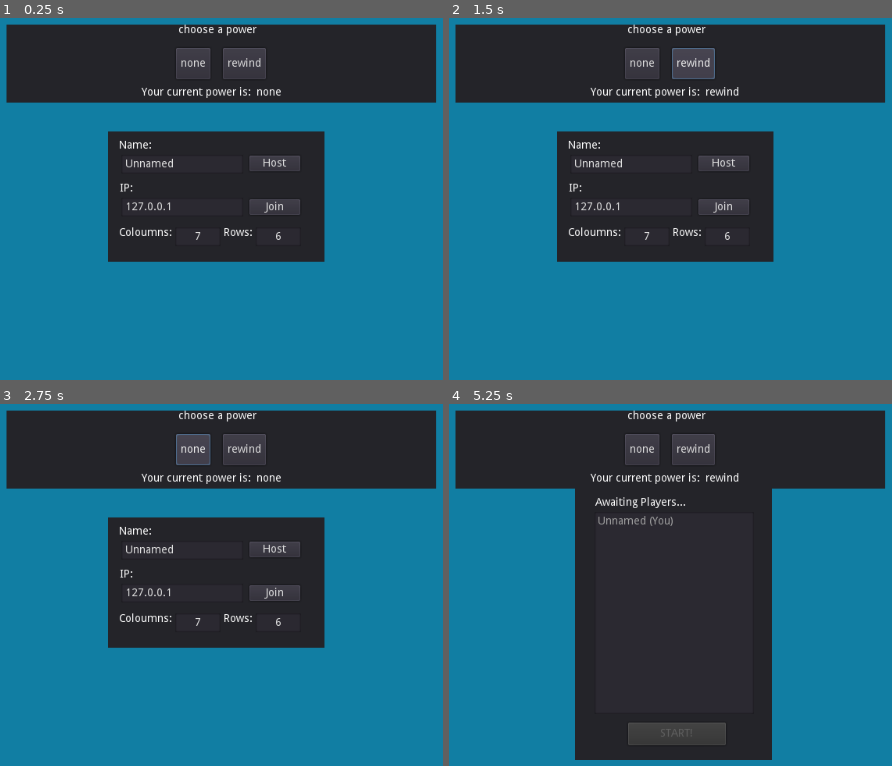
Above: before the commit, frames 1-4 (two rows, left to right).
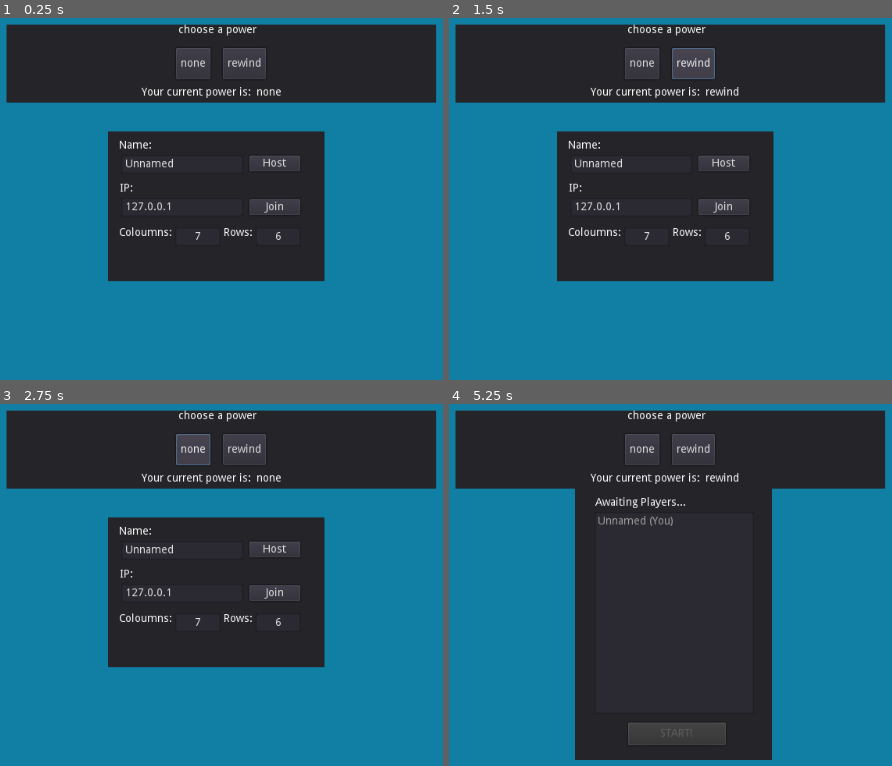
Above: after the commit, the same moments.

Repository: kybek/disconnect
Game: Godot game, scene res://src/lobby.tscn
Same seed, same stepped clock (60 frames per second), same inputs: the game is played once before the commit and once after it. The engine's default icon, where the game draws it, is replaced by a stand-in: a white triangle on a blue panel in a dark square.
Inputs:
- Up to frame 1 (0.25 s): no input
- Up to frame 2 (1.5 s): click "none" at 0.5 s; click "rewind" at 1.25 s
- Up to frame 3 (2.75 s): click "none" at 2 s
- Up to frame 4 (5.25 s): click "rewind" at 2.75 s; click "none" at 3.5 s; click "rewind" at 4.25 s; click "Host" at 5 s

The runs differ from the first frame. In frame 1, 2.7% of the frame differs, in the area x 24-74%, y 67-73%; in frame 2, 2.7%; in frame 3, 2.7%; in frame 4, nothing differs.

Commit message:
Fix #16, #17

Diff:
--- a/project.godot
+++ b/project.godot
@@ -8,9 +8,14 @@
 
 config_version=4
 
-_global_script_classes=[  ]
+_global_script_classes=[ {
+"base": "HBoxContainer",
+"class": "ScoreLabel",
+"language": "GDScript",
+"path": "res://src/score_label.gd"
+} ]
 _global_script_class_icons={
-
+"ScoreLabel": ""
 }
 
 [application]
--- a/src/gamestate.gd
+++ b/src/gamestate.gd
@@ -137,7 +137,7 @@
 
 	# Set up score
 	for player_id in players:
-		world.get_node("score").add_player(player_id, players[player_id])
+		world.get_node("score").add_player(player_id, players[player_id], player_powers[player_id])
 
 	world.get_node("score").update_current_player()
 
@@ -332,6 +332,7 @@
 
 	rpc("_decrease_power_count", player_id)
 	rpc("_rewind_move")
+	world.get_node("score").rpc("decrease_power_uses", player_id)
 	return true
 
 
--- a/src/lobby.tscn
+++ b/src/lobby.tscn
@@ -48,7 +48,7 @@
 margin_left = 370.0
 margin_top = 157.0
 margin_right = 647.0
-margin_bottom = 324.0
+margin_bottom = 349.0
 size_flags_horizontal = 2
 size_flags_vertical = 2
 
@@ -150,6 +150,14 @@
 margin_bottom = 24.0
 text = "6"
 align = 1
+
+[node name="time_limit" type="Label" parent="connect"]
+visible = false
+margin_left = 17.1
+margin_top = 161.0
+margin_right = 57.1
+margin_bottom = 170.75
+text = "Time Limit (in seconds): "
 
 [node name="error" type="AcceptDialog" parent="."]
 margin_right = 83.0
--- a/src/score.gd
+++ b/src/score.gd
@@ -1,54 +1,65 @@
-extends HBoxContainer
+extends Panel
 
 # Player label dictionary
-#   "name":		Name of the player
-#   "label":	Label assigned to the player
-#   "score":	Score of the player
+#	"name":		Name of the player
+#	"label":	Label assigned to the player
+#	"score":	Score of the player
+#	"power":	Power of player
+#	"uses":		Numer of remaining power uses
 var player_labels = {}
 
-# Increases score on all peers for specified player
-sync func increase_score(player_id: int) -> void:
+onready var score_label_scene = preload("res://src/score_label.tscn")
+
+# Increases score for specified player
+func increase_score(player_id: int) -> void:
 	assert(player_id in player_labels)
 	# Find the player_entry using player_id
 	var player_entry : Dictionary = player_labels[player_id]
 	# Increase the score of the entry
 	player_entry.score += 1
 	# Update the text on the entry's label
-	player_entry.label.set_text(player_entry.name + "\n" + str(player_entry.score))
+	player_entry.label.set_score(str(player_entry.score))
 
-# Decreases score on all peers for specified player
-sync func decrease_score(player_id: int) -> void:
+# Decreases score for specified player
+func decrease_score(player_id: int) -> void:
 	assert(player_id in player_labels)
 	# Find the player_entry using player_id
 	var player_entry : Dictionary = player_labels[player_id]
 	# Increase the score of the entry
 	player_entry.score -= 1
 	# Update the text on the entry's label
-	player_entry.label.set_text(player_entry.name + "\n" + str(player_entry.score))
+	player_entry.label.set_score(str(player_entry.score))
+
+# Decreases power uses on all peers for specified player
+sync func decrease_power_uses(player_id: int) -> void:
+	assert(player_id in player_labels)
+	# Find the player_entry using player_id
+	var player_entry : Dictionary = player_labels[player_id]
+	# Increase the score of the entry
+	player_entry.uses -= 1
+	# Update the text on the entry's label
+	player_entry.label.set_power_uses(str(player_entry.uses))
 
 # Add a new player to score table
-func add_player(player_id: int, player_name: String) -> void:
+func add_player(player_id: int, player_name: String, power_name: String) -> void:
 	assert(not player_id in player_labels)
 
 	# Create a new label to assign to the new player
-	var label: Label = Label.new()
+	var label: Label = score_label_scene.instance()
 	label.set_align(Label.ALIGN_CENTER)
-	label.set_text(player_name + "\n" + "0")
-	label.set_h_size_flags(SIZE_EXPAND_FILL)
+	label.set_player_name(player_name)
+	label.set_score("0")
+	label.set_power(power_name)
+	label.set_power_uses(str(powers.cap[power_name]))
 
-	# Create a new dynamic font and set it as the label's font
-	var font: DynamicFont = DynamicFont.new()
-	font.set_size(18)
-	font.set_font_data(preload("res://assets/fonts/octavius.ttf"))
-	label.add_font_override("font", font)
-	label.set("custom_colors/font_color", Color(1.0, 0.0, 0.0, 1.0))
-
-	add_child(label)
+	get_node("container").add_child(label)
 	# Add the player to the player label dictionary
 	player_labels[player_id] = {
 		"name": player_name,
 		"label": label,
-		"score": 0
+		"score": 0,
+		"power": power_name,
+		"uses": powers.cap[power_name]
 	}
 
 # Update current player label
@@ -56,7 +67,7 @@
 	var current_turn: int = gamestate.current_turn
 	var current_player_id: int = gamestate.player_turns[current_turn]
 	var current_player_name: String = gamestate.player_names[current_player_id]
-	get_node("current_player").set_text("Current Player\n" + current_player_name)
+	get_node("container").get_node("current_player").set_text("Current player is " + current_player_name)
 
 
 func _process(delta):
@@ -76,9 +87,19 @@
 	font.set_size(18)
 	font.set_font_data(preload("res://assets/fonts/octavius.ttf"))
 	label.add_font_override("font", font)
-	label.set("custom_colors/font_color", Color(0.0, 0.0, 0.0, 1.0))
+	label.set("custom_colors/font_color", Color(1.0, 0.0, 0.0, 1.0))
 
-	add_child(label)
+	get_node("container").add_child(label)
+
+	# Create scoreboard infos
+	var info_label: Label = score_label_scene.instance()
+	info_label.set_align(Label.ALIGN_CENTER)
+	info_label.set_player_name("player name")
+	info_label.set_score("score")
+	info_label.set_power("power name")
+	info_label.set_power_uses("power uses")
+
+	get_node("container").add_child(info_label)
 
 #	set_process(true)
 
--- /dev/null
+++ b/src/score_label.gd
@@ -0,0 +1,35 @@
+extends HBoxContainer
+
+class_name ScoreLabel
+
+func set_player_name(player_name: String) -> void:
+	get_node("player_name").set_text(player_name)
+
+
+func set_score(score: String) -> void:
+	get_node("score").set_text(score)
+
+
+func set_power(power_name: String) -> void:
+	get_node("power").set_text(power_name)
+
+
+func set_power_uses(power_uses: String) -> void:
+	get_node("power_uses").set_text(power_uses)
+
+
+func set_align(align_mode: int) -> void:
+	for child in get_children():
+		if child is Label:
+			child.set_align(align_mode)
+
+
+func _ready():
+	for child in get_children():
+		if child is Label:
+			# Create a new dynamic font and set it as the label's font
+			var font: DynamicFont = DynamicFont.new()
+			font.set_size(18)
+			font.set_font_data(preload("res://assets/fonts/octavius.ttf"))
+			child.add_font_override("font", font)
+			child.set("custom_colors/font_color", Color(1.0, 0.0, 0.0, 1.0))
--- /dev/null
+++ b/src/score_label.tscn
@@ -0,0 +1,43 @@
+[gd_scene load_steps=2 format=2]
+
+[ext_resource path="res://src/score_label.gd" type="Script" id=1]
+
+[node name="score_label" type="HBoxContainer"]
+margin_right = 40.0
+margin_bottom = 40.0
+grow_horizontal = 2
+size_flags_horizontal = 7
+alignment = 1
+script = ExtResource( 1 )
+
+[node name="player_name" type="Label" parent="."]
+margin_top = 13.0
+margin_right = 81.0
+margin_bottom = 27.0
+size_flags_horizontal = 7
+text = "player_name"
+
+[node name="score" type="Label" parent="."]
+margin_left = 85.0
+margin_top = 13.0
+margin_right = 120.0
+margin_bottom = 27.0
+size_flags_horizontal = 7
+text = "score"
+
+[node name="power" type="Label" parent="."]
+margin_left = 124.0
+margin_top = 13.0
+margin_right = 163.0
+margin_bottom = 27.0
+size_flags_horizontal = 7
+text = "power"
+
+[node name="power_uses" type="Label" parent="."]
+margin_left = 167.0
+margin_top = 13.0
+margin_right = 242.0
+margin_bottom = 27.0
+size_flags_horizontal = 7
+text = "power_uses"
+align = 1
--- a/src/world.tscn
+++ b/src/world.tscn
@@ -31,17 +31,19 @@
 
 [node name="turns" type="Node2D" parent="."]
 
-[node name="score" type="HBoxContainer" parent="."]
+[node name="score" type="Panel" parent="."]
 visible = false
 margin_right = 1024.0
-margin_bottom = 40.0
+margin_bottom = 600.0
 size_flags_horizontal = 2
 size_flags_vertical = 2
 script = ExtResource( 5 )
 
-[node name="current_turn" type="Label" parent="score"]
-margin_top = 13.0
-margin_bottom = 27.0
+[node name="container" type="VBoxContainer" parent="score"]
+margin_left = 50.0
+margin_top = 50.0
+margin_right = 974.0
+margin_bottom = 550.0
 
 [node name="Camera2D" type="Camera2D" parent="."]
 current = true
